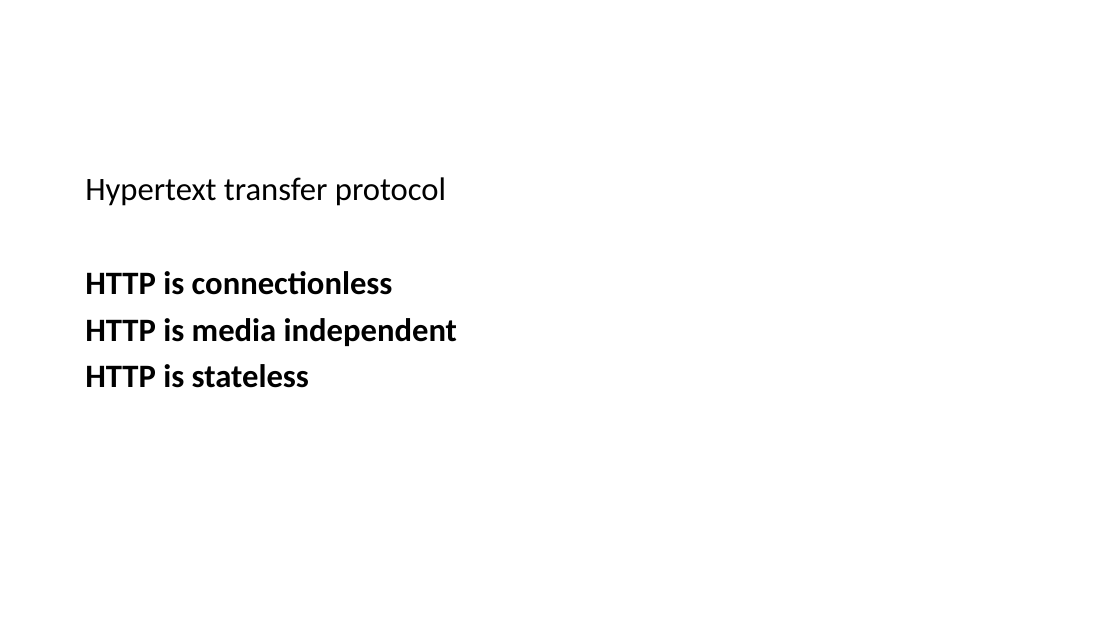
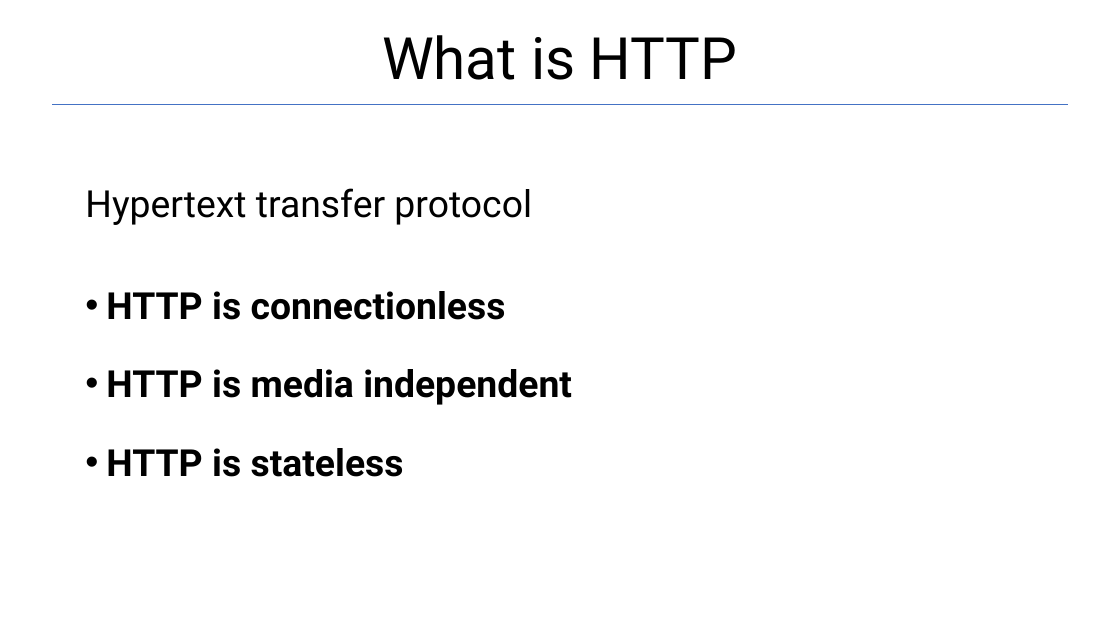
Before and after one commit to Garnik94/Levelup_presentations, a slide deck: slide 1 of Http/Http_presentation.pptx. Drawn at 1120x630 pixels with LibreOffice and Linux fonts; fonts in the diff are those of the drawing. Boxes give left, top, right and bottom in pixels: in the first picture for what was removed or moved away, otherwise in the second. Text is boxed around its words. In the diff, an @@ line names an element or a change of style, - is before the commit and + after.

```diff
--- a/Http/Http_presentation.pptx
+++ b/Http/Http_presentation.pptx
@@ title added at [382, 35, 738, 80], 50 pt, text #000000 @@
+What is HTTP
@@ line added from (52, 105) to (1068, 105), #4472C4 1.5 pt @@
@@ text "Hypertext transfer protocol": place and size @@
-text "Hypertext transfer protocol" at [85, 177, 457, 388]
+text "Hypertext transfer protocol" at [85, 188, 572, 477]
@@ text "Hypertext transfer protocol" at [85, 188, 572, 477]: size 28 to 32 pt, font Calibri to Roboto; line spacing 0.9 to 2; bullet none to •; line spacing 0.9 to 1.5 @@
```
Also in this commit, not shown: 1 slide added, 3 other files.
